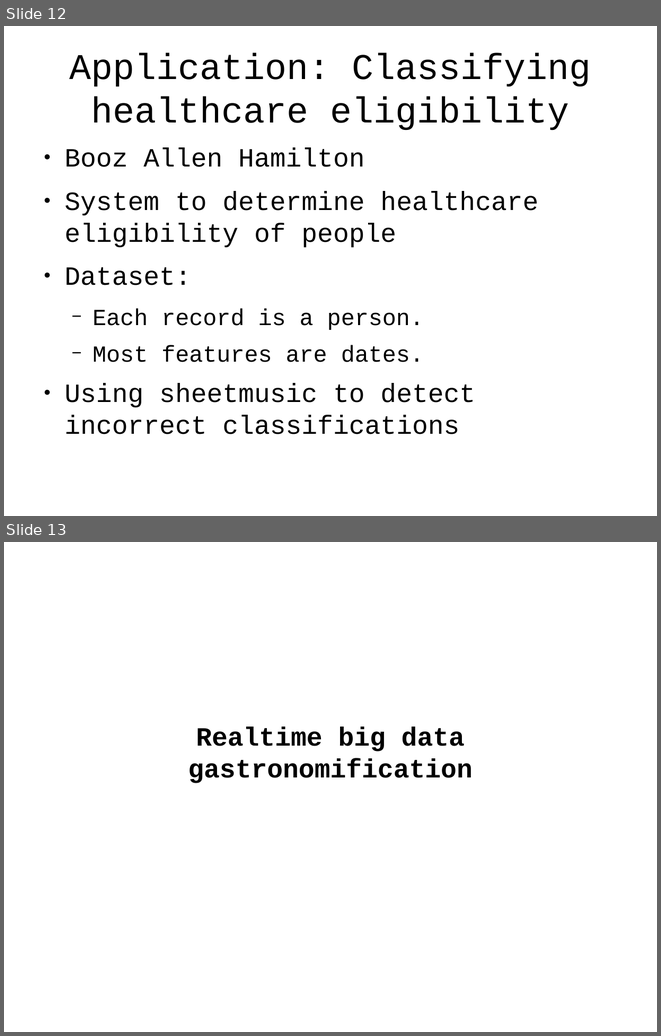
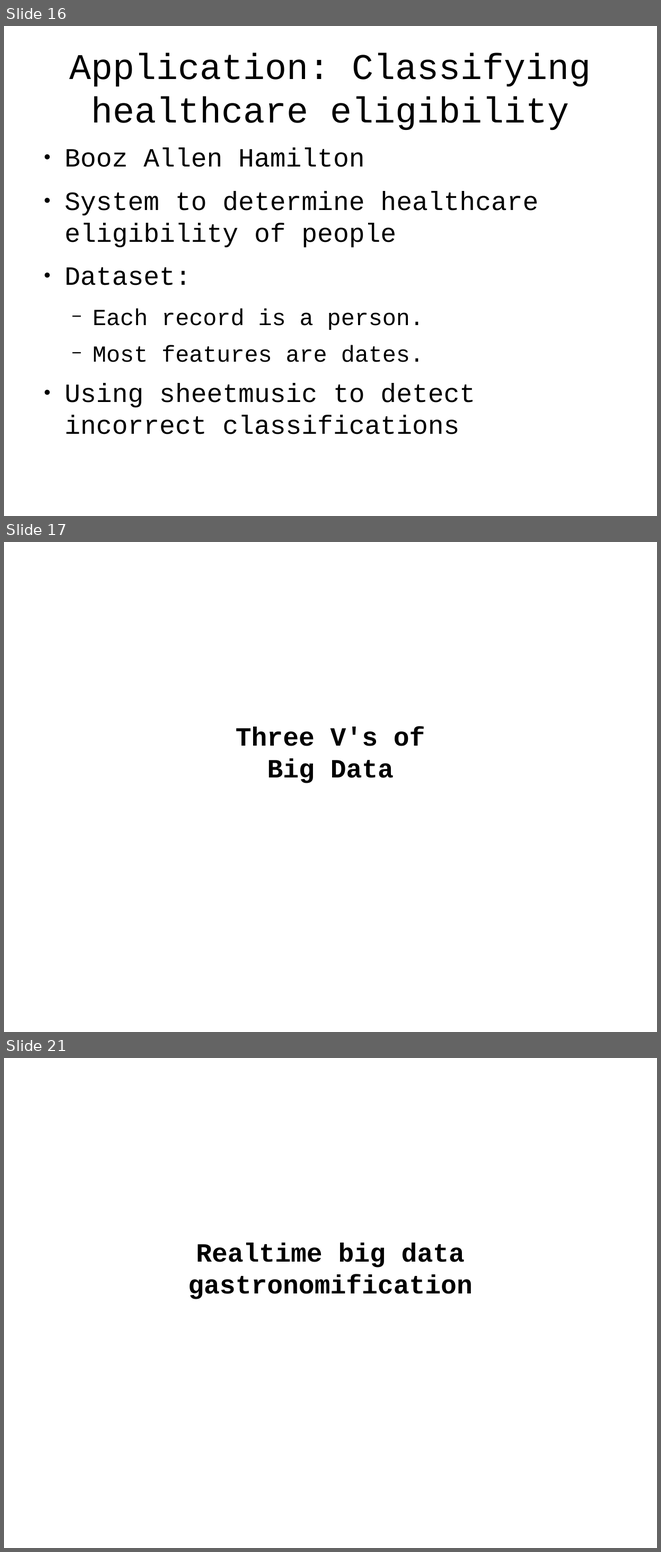
Before and after one commit to tlevine/gastronomification-big-data-talk, a slide deck: big-senses.odp. Shown one above the other, each under a label of ours: slides 12 and 13 before the commit, slides 16, 17 and 21 after it; the slides between them are not shown. The pictures are 661x1036 and 661x1552 pixels, drawn with LibreOffice and Linux fonts; fonts in the diff are those of the drawing; background and template pictures are left out. Boxes give left, top, right and bottom in pixels: in the first picture for what was removed or moved away, otherwise in the second. Text is boxed around its words. In the diff, an @@ line names an element or a change of style, - is before the commit and + after.

Commit message:
three vs

```diff
--- a/big-senses.odp
+++ b/big-senses.odp
@@ slide 17 added at (4,542,657,1032), background #FFFFFF @@
@@ subtitle added at (236,726,425,783), 32 pt, text #000000, bold @@
+Three V's of
+Big Data
@@ what was slide 12 is now slide 16 @@
@@ what was slide 13 is now slide 21 @@
```
Also in this commit, not shown: 8 other slides added.
